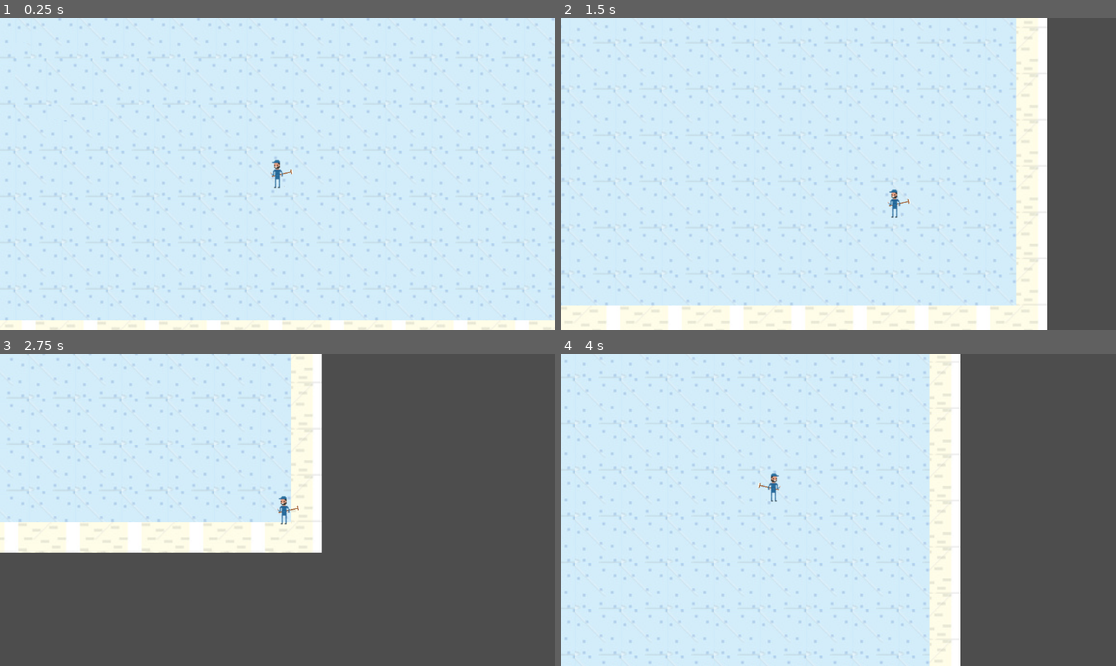
Above: before the commit, frames 1-4 (two rows, left to right).
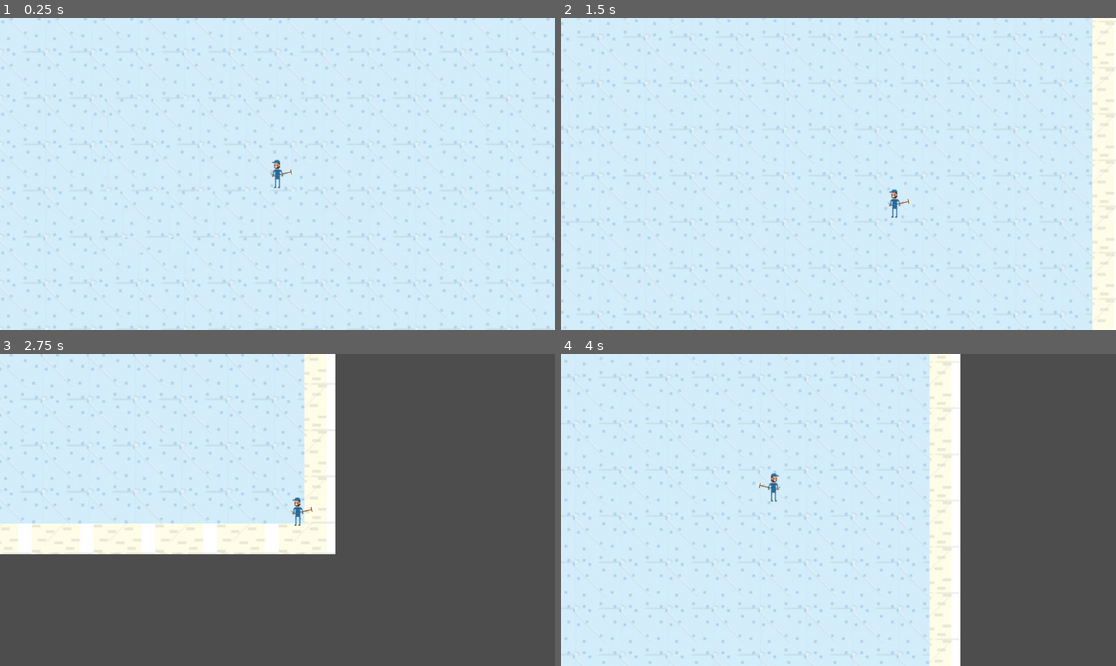
Above: after the commit, the same moments.

Repository: alourencodev/ldjam55
Game: Godot game, scene res://Screens/main.tscn
Two runs of this game, one before a commit and one after it. Both use one fixed random seed, a clock stepped at 60 frames per second and the inputs below.
Inputs (mouse positions are in pixels of both pictures, inside the frame that each line leads up to):
- Up to frame 1 (0.25 s): no input
- Up to frame 2 (1.5 s): tap Enter at 0.5 s; move the mouse to (960, 158) at 0.52 s; hold Right (right) 0.53-1.28 s; click (960, 158) at 0.6 s; move the mouse to (727, 189) at 1.27 s; hold Down (down) from 1.28 s (still down); click (727, 189) at 1.35 s
- Up to frame 3 (2.75 s): move the mouse to (333, 441) at 2.02 s; release Down (down) at 2.03 s; hold Right (right) from 2.03 s (still down); click (333, 441) at 2.1 s
- Up to frame 4 (4 s): move the mouse to (810, 572) at 2.77 s; release Right (right) at 2.78 s; hold Up (up) 2.78-3.53 s; click (810, 572) at 2.85 s; move the mouse to (1005, 556) at 3.52 s; hold Left (left) from 3.53 s (still down); click (1005, 556) at 3.6 s

The runs differ from the first frame. In frame 1, 6.7% of the frame differs, in the area x 0-100%, y 0-100%; in frame 2, 27%; in frame 3, 5.6%; in frame 4, less than 0.1%.

Commit message:
Introduce menu music

Diff:
--- /dev/null
+++ b/Scenes/MenuMusic.tscn
@@ -0,0 +1,7 @@
+[gd_scene load_steps=2 format=3 uid="uid://buhicgsdv0vvw"]
+
+[ext_resource type="AudioStream" uid="uid://bl40aab7uucqv" path="res://Resources/Audio/MenuSong.mp3" id="1_4w6e7"]
+
+[node name="MenuMusic" type="AudioStreamPlayer2D"]
+stream = ExtResource("1_4w6e7")
+autoplay = true
--- a/Screens/EndScene.tscn
+++ b/Screens/EndScene.tscn
@@ -1,7 +1,8 @@
-[gd_scene load_steps=3 format=3 uid="uid://cdi44im7jev7x"]
+[gd_scene load_steps=4 format=3 uid="uid://cdi44im7jev7x"]
 
 [ext_resource type="Texture2D" uid="uid://bpx8im540veqm" path="res://Resources/BlueButtonPlaceholder.png" id="1_do8qu"]
 [ext_resource type="Script" path="res://Scripts/SceneChanger.gd" id="2_jedvt"]
+[ext_resource type="PackedScene" uid="uid://buhicgsdv0vvw" path="res://Scenes/MenuMusic.tscn" id="3_qualb"]
 
 [node name="EndScene" type="Node"]
 
@@ -36,3 +37,5 @@
 text = "Retry"
 horizontal_alignment = 1
 vertical_alignment = 1
+
+[node name="MenuMusic" parent="." instance=ExtResource("3_qualb")]
--- a/Screens/SelectionScreen.tscn
+++ b/Screens/SelectionScreen.tscn
@@ -8,6 +8,7 @@
 [ext_resource type="Script" path="res://Scripts/Tier.gd" id="5_uspdl"]
 [ext_resource type="Script" path="res://Scripts/SceneChanger.gd" id="6_eo5vs"]
 [ext_resource type="Script" path="res://Scripts/PointsLabel.gd" id="7_pcvnb"]
+[ext_resource type="PackedScene" uid="uid://buhicgsdv0vvw" path="res://Scenes/MenuMusic.tscn" id="9_xcfno"]
 
 [sub_resource type="LabelSettings" id="LabelSettings_lxgxc"]
 font_size = 42
@@ -120,6 +121,9 @@
 text = "Productivity Bucks: 1337"
 label_settings = SubResource("LabelSettings_ain88")
 script = ExtResource("7_pcvnb")
+label = "PB$"
+
+[node name="MenuMusic" parent="." instance=ExtResource("9_xcfno")]
 
 [connection signal="item_selected" from="NinePatchRect/GridContainer/TierList" to="NinePatchRect/GridContainer/TierList" method="_on_item_selected"]
 [connection signal="item_selected" from="NinePatchRect/GridContainer/TierList" to="NinePatchRect/GridContainer/TextureButton" method="_enable"]
--- a/Screens/main.tscn
+++ b/Screens/main.tscn
@@ -1,9 +1,11 @@
-[gd_scene load_steps=7 format=3 uid="uid://cd5s4blmj45dq"]
+[gd_scene load_steps=9 format=3 uid="uid://cd5s4blmj45dq"]
 
 [ext_resource type="Texture2D" uid="uid://48ojkwvmetnb" path="res://Resources/104857920.png" id="1_mbyfn"]
 [ext_resource type="PackedScene" uid="uid://bxfsxkkoklkbs" path="res://Scenes/PlayerSelector.tscn" id="2_751al"]
 [ext_resource type="PackedScene" uid="uid://8eo51e0dyf8t" path="res://Scenes/EnemyManager.tscn" id="3_6pbpg"]
 [ext_resource type="PackedScene" uid="uid://wbfftkcey1my" path="res://Scenes/MeleePlayer.tscn" id="3_dj8yb"]
+[ext_resource type="PackedScene" uid="uid://buhicgsdv0vvw" path="res://Scenes/MenuMusic.tscn" id="5_6hv70"]
+[ext_resource type="AudioStream" uid="uid://dxitarsthh8f7" path="res://Resources/Audio/IngameSong.mp3" id="6_jkxp8"]
 
 [sub_resource type="TileSetAtlasSource" id="TileSetAtlasSource_fxupy"]
 texture = ExtResource("1_mbyfn")
@@ -2809,7 +2811,7 @@
 layer_1/tile_data = PackedInt32Array(-65534, 917504, 9, 2, 917504, 10, 65538, 917504, 11, -65533, 983040, 9, 3, 983040, …(11652 unchanged characters)…
 
 [node name="PlayerSpawn" type="Marker2D" parent="."]
-position = Vector2(656, 456)
+position = Vector2(577, 318)
 
 [node name="PlayerSelector" parent="." node_paths=PackedStringArray("Player_Spawn_Point") instance=ExtResource("2_751al")]
 DefaultPlayer = ExtResource("3_dj8yb")
@@ -2843,3 +2845,6 @@
 
 [node name="SpawnPoint8" type="Marker2D" parent="EnemySpawnPoints"]
 position = Vector2(648, 560)
+
+[node name="IngameMusic" parent="." instance=ExtResource("5_6hv70")]
+stream = ExtResource("6_jkxp8")
Not shown, added: Resources/Audio/IngameSong.mp3.import
Not shown, added: Resources/Audio/MenuSong.mp3.import
Not shown: 1 places in Screens/SelectionScreen.tscn that only renumber resources
Not shown, added: Resources/Audio/IngameSong.mp3
Not shown, added: Resources/Audio/MenuSong.mp3
